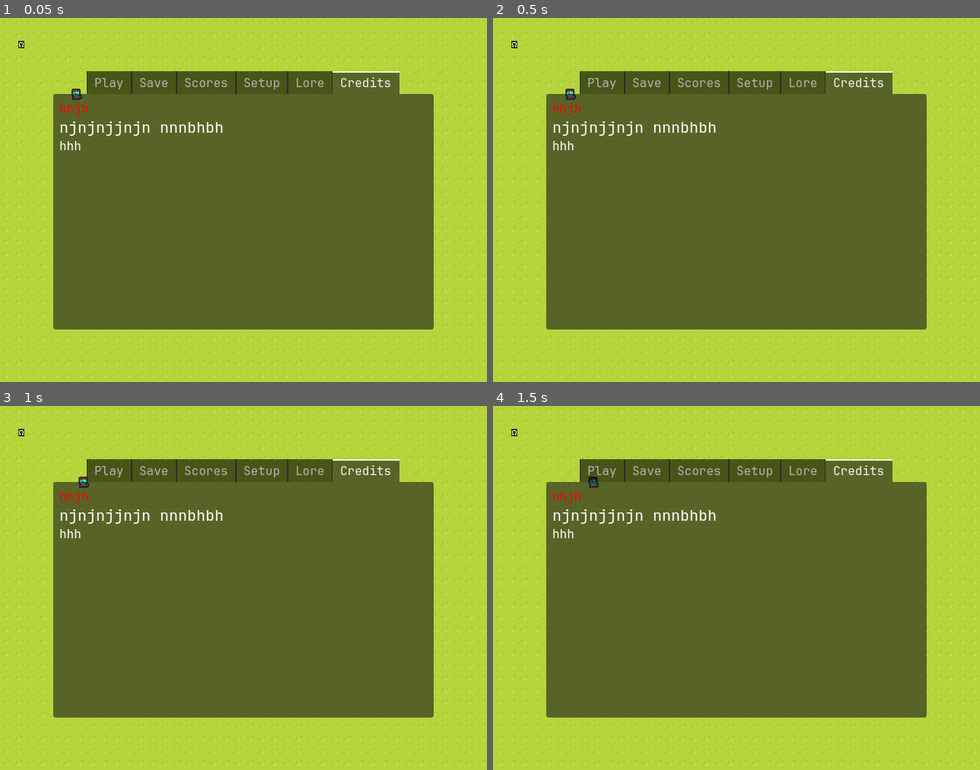
Above: before the commit, frames 1-4 (two rows, left to right).
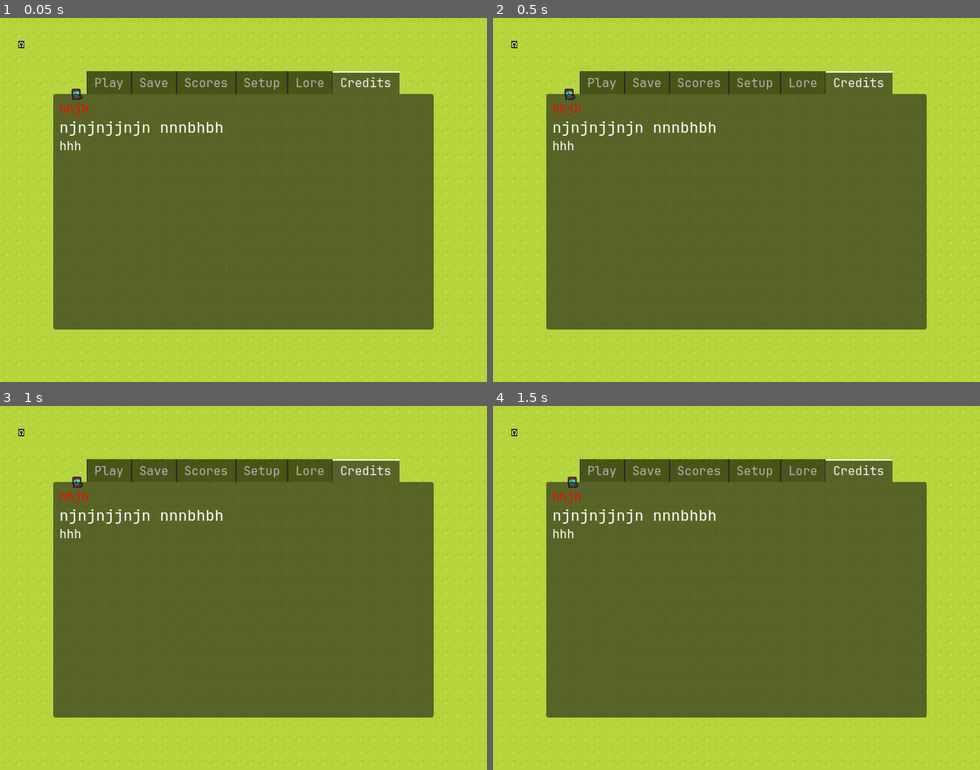
Above: after the commit, the same moments.

Repository: jackokring/here
Game: Godot game, scene res://Scenes/main.tscn
Same seed, same stepped clock (60 frames per second), same inputs: the game is played once before the commit and once after it.
Inputs:
- Up to frame 1 (0.05 s): no input
- Up to frame 2 (0.5 s): no input
- Up to frame 3 (1 s): tap Enter at 0.5 s; hold Right (ui_right) from 0.53 s (still down)
- Up to frame 4 (1.5 s): tap Space at 1.25 s; release Right (ui_right) at 1.28 s; hold Down (ui_down) from 1.28 s (still down)

Frame 1 is identical in both runs. In frame 2, less than 0.1% of the frame differs, in the area x 14-18%, y 19-23%; in frame 3, less than 0.1%; in frame 4, 0.1%, in the area x 15-22%, y 19-23%.

Commit message:
accelerate zombie

Diff:
--- a/Scripts/player.gd
+++ b/Scripts/player.gd
@@ -1,5 +1,5 @@
 extends RigidBody2D
-
+var last = Vector2(0, 0)
 
 # Called when the node enters the scene tree for the first time.
 func _ready() -> void:
@@ -13,11 +13,14 @@
 
 
 func  _integrate_forces(state: PhysicsDirectBodyState2D) -> void:
-	add_constant_central_force(Vector2(1.0, 0.0))
+	var vel = Input.get_vector("ui_left", "ui_right", "ui_up", "ui_down")
+	add_constant_central_force(10.0 * (vel - last))
+	last = vel
 
 
 func set_frame(number: int) -> void:
 	$Sprite2D.frame = number
 
 func body_entered(body: Node) -> void:
-	$Bounce.play()
+	if body.name == "Field":
+		$Bounce.play()
